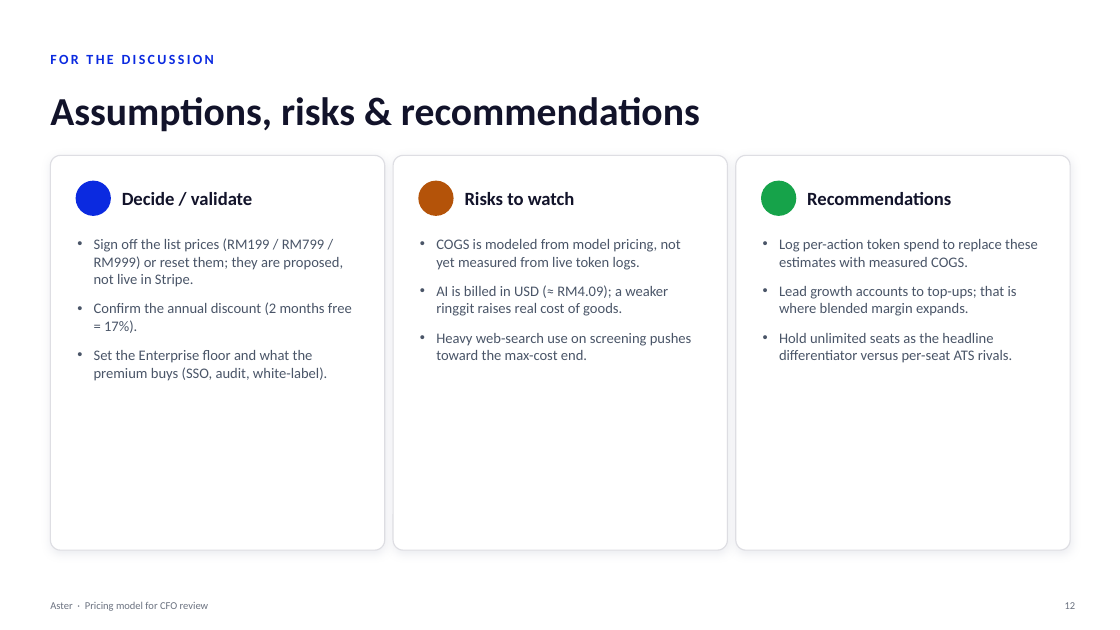
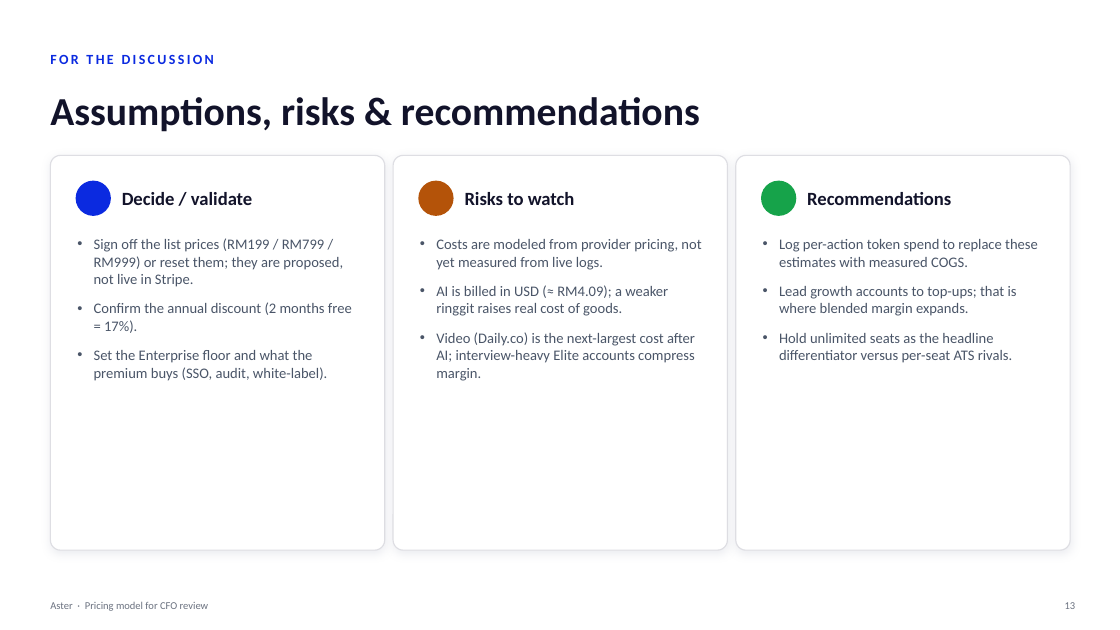
Before and after one commit to shahramly83/aster, a slide deck: slide 13 of docs/aster-pricing-cfo.pptx (slide 12 before the commit). Drawn at 1120x630 pixels with LibreOffice and Linux fonts; fonts in the diff are those of the drawing. Boxes give left, top, right and bottom in pixels: in the first picture for what was removed or moved away, otherwise in the second. Text is boxed around its words. In the diff, an @@ line names an element or a change of style, - is before the commit and + after.

```diff
--- a/docs/aster-pricing-cfo.pptx
+++ b/docs/aster-pricing-cfo.pptx
@@ text at (x1=436, y1=239, x2=701, y2=270): text changed @@
-• COGS is modeled from model pricing, not yet measured from live token logs.
+• Costs are modeled from provider pricing, not yet measured from live logs.
@@ text at (x1=436, y1=332, x2=695, y2=381): text changed @@
-• Heavy web-search use on screening pushes toward the max-cost end.
+• Video (Daily.co) is the next-largest cost after AI; interview-heavy Elite accounts compress margin.
```
Also in this commit, not shown: 5 other slides changed, 1 slide added.
